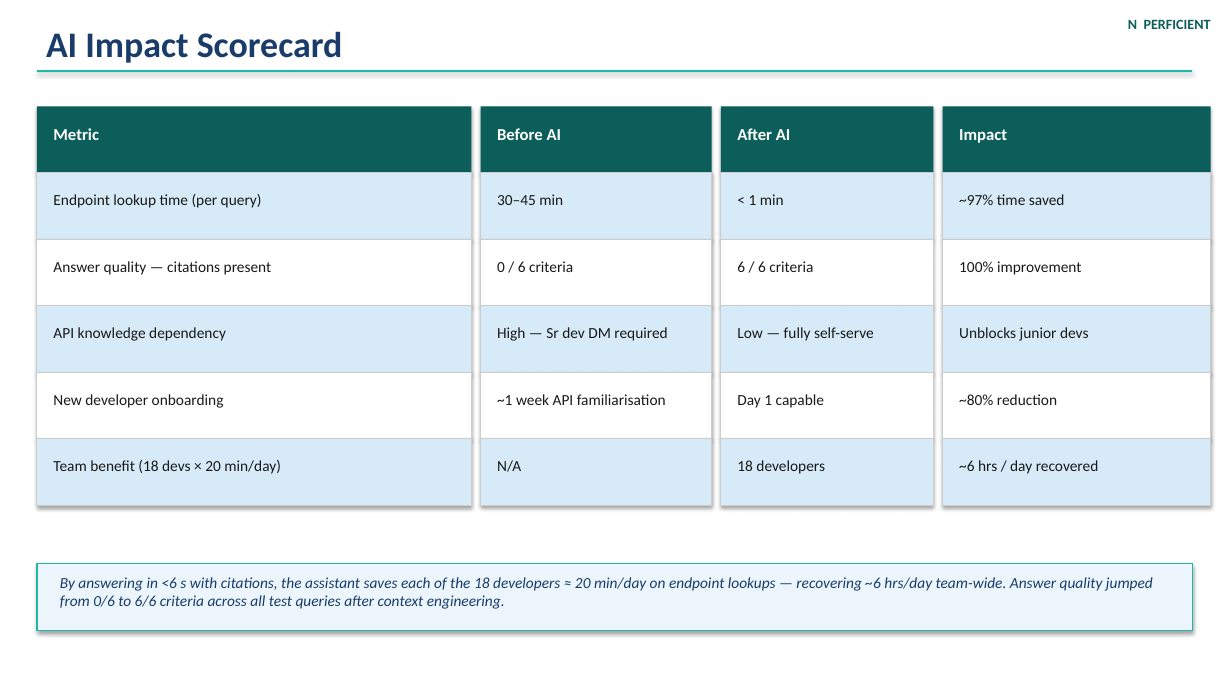
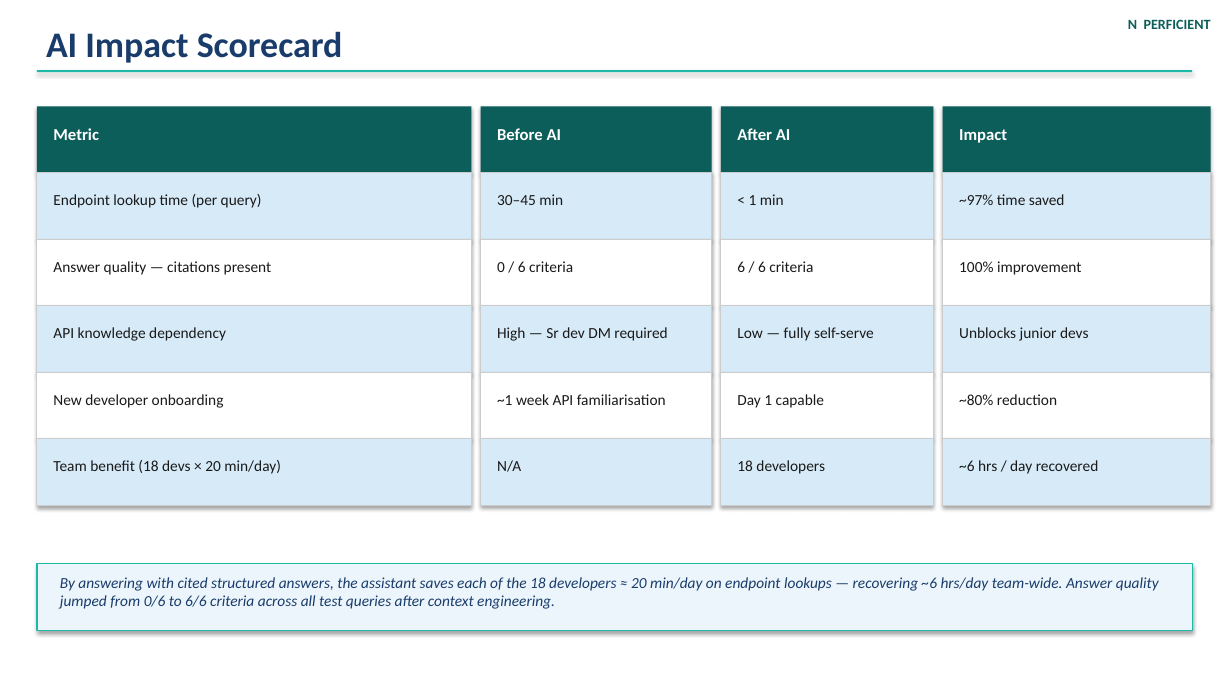
Before and after one commit to ganesh-koli-2091/l1, a slide deck: slide 6 of docs/capstone_presentation.pptx. Drawn at 1232x693 pixels with LibreOffice and Linux fonts; fonts in the diff are those of the drawing. Boxes give left, top, right and bottom in pixels: in the first picture for what was removed or moved away, otherwise in the second. Text is boxed around its words. In the diff, an @@ line names an element or a change of style, - is before the commit and + after.

```diff
--- a/docs/capstone_presentation.pptx
+++ b/docs/capstone_presentation.pptx
@@ text at bbox=[60, 577, 1159, 609]: text changed @@
-By answering in <6 s with citations, the assistant saves each of the 18 developers ≈ 20 min/day on endpoint lookups — recovering ~6 hrs/day team-wide. Answer quality jumped from 0/6 to 6/6 criteria across all test queries after context engineering.
+By answering with cited structured answers, the assistant saves each of the 18 developers ≈ 20 min/day on endpoint lookups — recovering ~6 hrs/day team-wide. Answer quality jumped from 0/6 to 6/6 criteria across all test queries after context engineering.
```
Also in this commit, not shown: 3 other slides changed.
